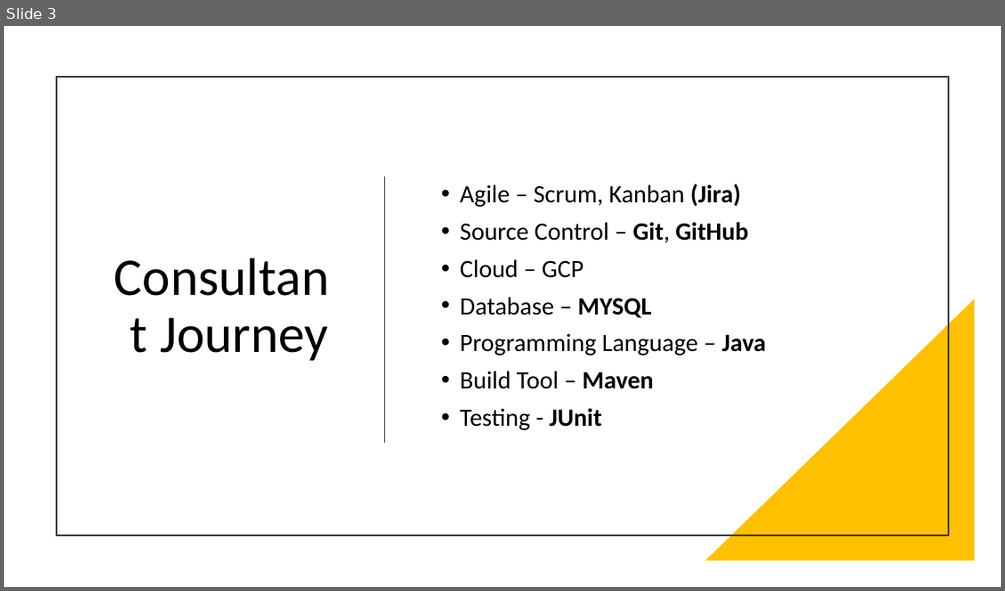
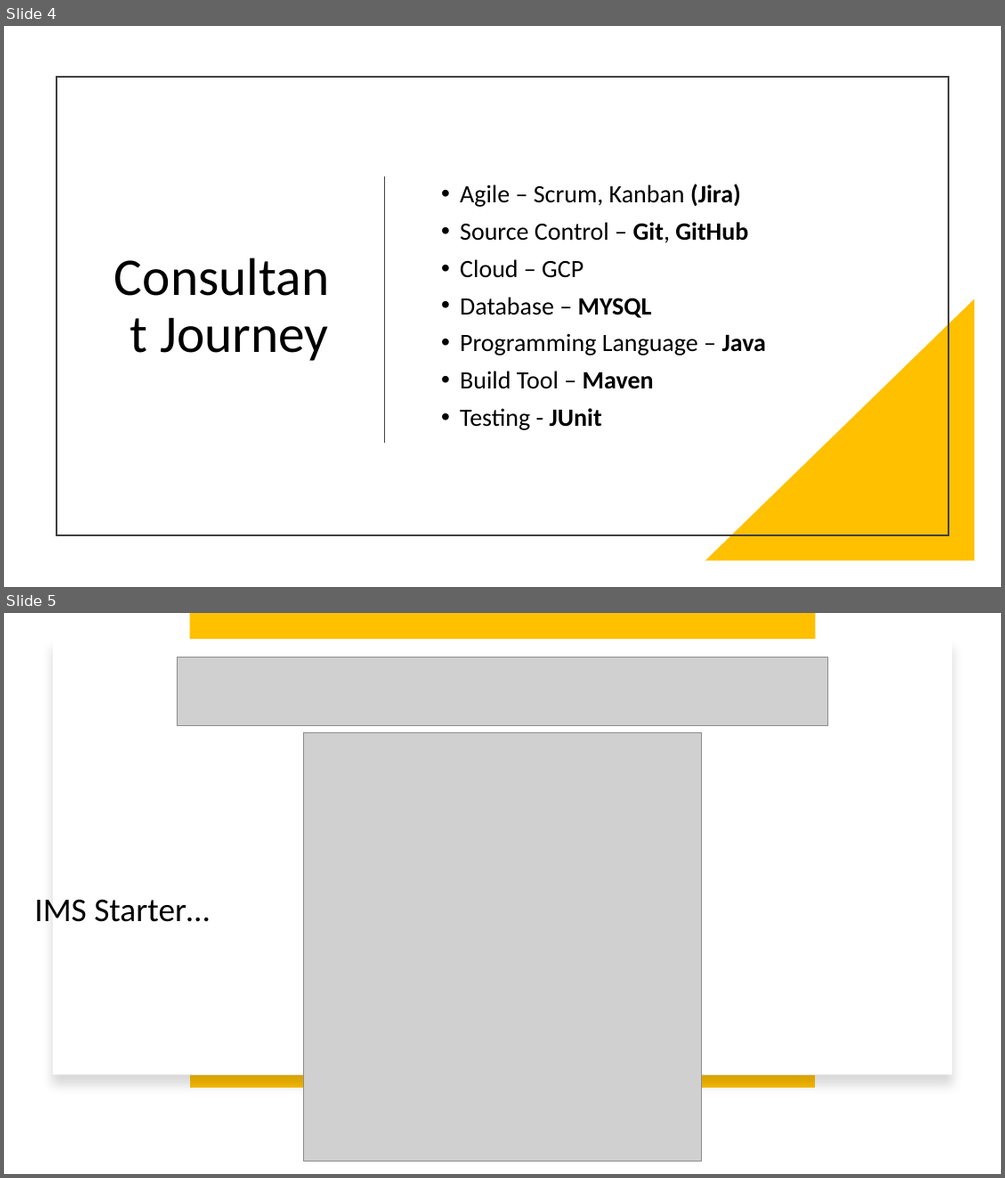
Before and after one commit to Sangiv/IMS-Starter, a slide deck: documentation/IMS-Presentation.pptx. Shown one above the other, each under a label of ours: slide 3 before the commit, slides 4 and 5 after it. The pictures are 1005x591 and 1005x1178 pixels, drawn with LibreOffice and Linux fonts; fonts in the diff are those of the drawing; grey boxes stand for pictures. Boxes give left, top, right and bottom in pixels: in the first picture for what was removed or moved away, otherwise in the second. Text is boxed around its words. In the diff, an @@ line names an element or a change of style, - is before the commit and + after.

```diff
--- a/documentation/IMS-Presentation.pptx
+++ b/documentation/IMS-Presentation.pptx
@@ slide 5 added at (4, 613, 1001, 1174), background #FFFFFF @@
@@ rectangle added at (53, 639, 952, 1074), fill #FFFFFF @@
@@ rectangle added at (189, 613, 816, 1065), fill #FFC000 @@
@@ picture added at (177, 657, 827, 725) @@
@@ picture added at (303, 732, 701, 1161) @@
@@ text added at (34, 899, 210, 922), 32 pt, text #000000 @@
+IMS Starter…
@@ line added from (815, 1081) to (189, 1081), #FFC000 12 pt @@
@@ what was slide 3 is now slide 4 @@
```
Also in this commit, not shown: 2 slides changed, 2 other slides added, 7 other files.
